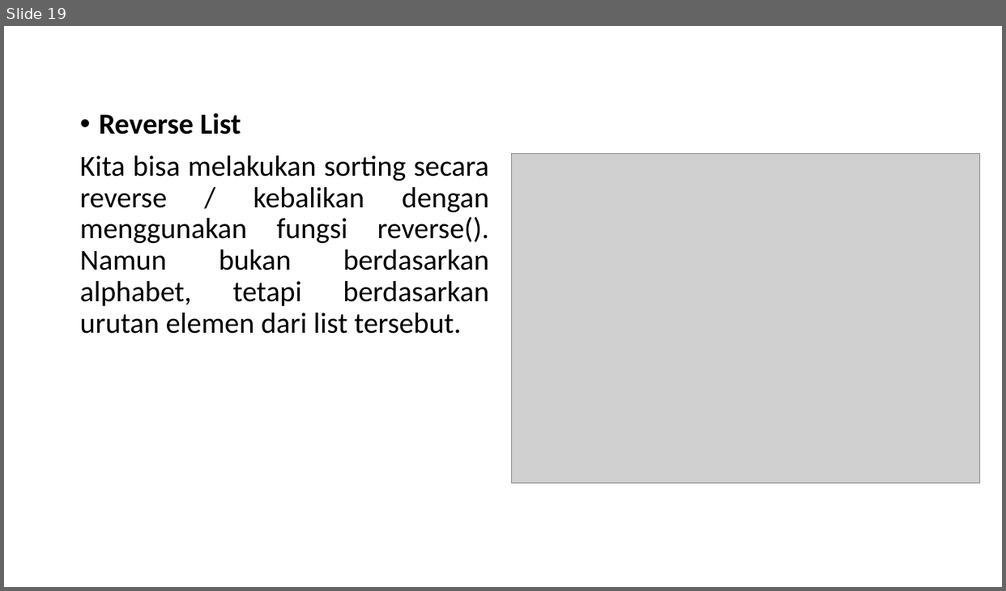
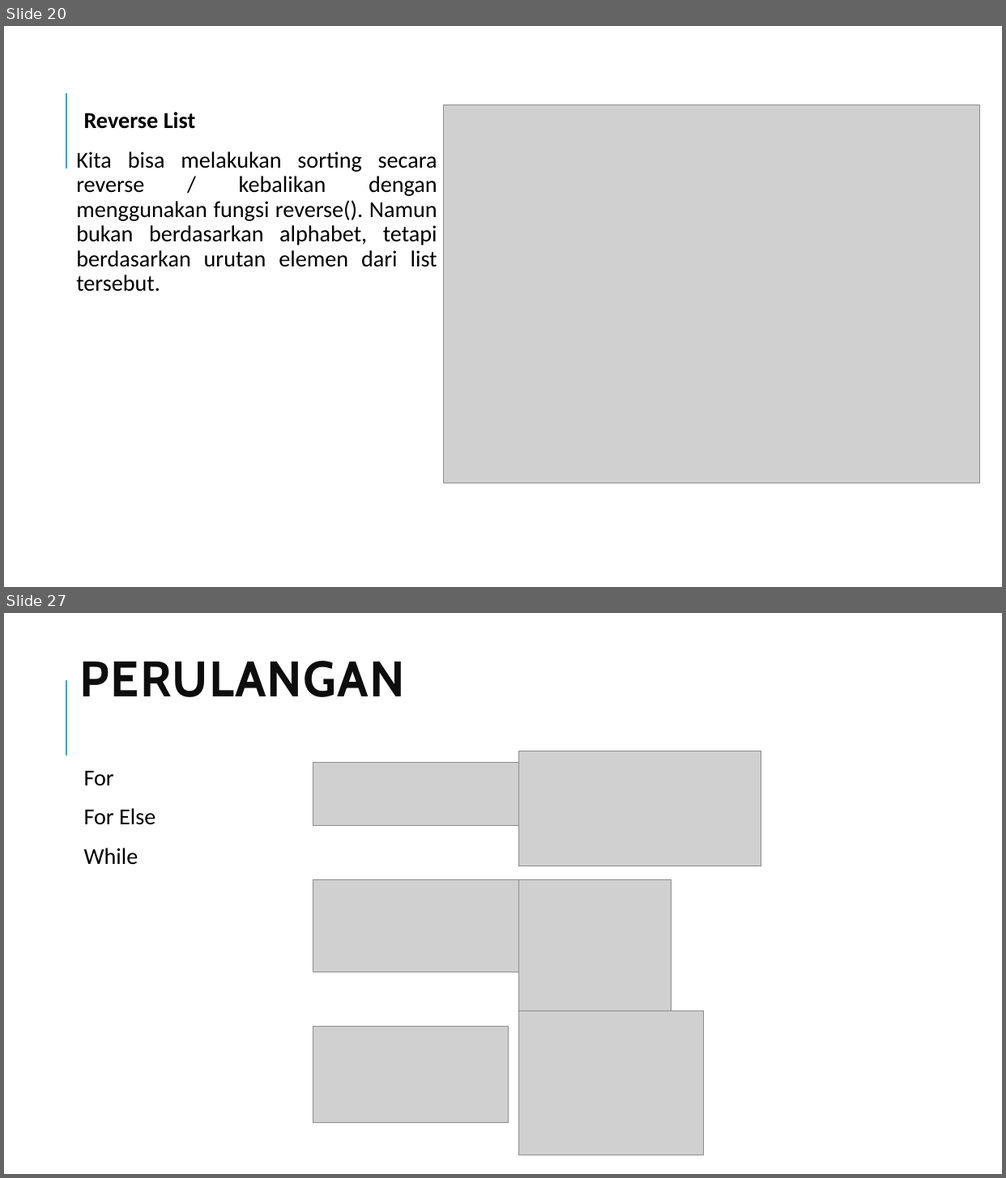
Before and after one commit to gunturadil/Deep-Learning_Guntur-Adil, a slide deck: Bahan ppt_Deep Learnin (dasar python)_Guntur Adil A.pptx. Shown one above the other, each under a label of ours: slide 19 before the commit, slides 20 and 27 after it; the slides between them are not shown. The pictures are 1006x591 and 1006x1178 pixels, drawn with LibreOffice and Linux fonts; fonts in the diff are those of the drawing; grey boxes stand for pictures. Boxes give left, top, right and bottom in pixels: in the first picture for what was removed or moved away, otherwise in the second. Text is boxed around its words. In the diff, an @@ line names an element or a change of style, - is before the commit and + after.

```diff
--- a/Bahan ppt_Deep Learnin (dasar python)_Guntur Adil A.pptx
+++ b/Bahan ppt_Deep Learnin (dasar python)_Guntur Adil A.pptx
@@ slide 27 added at (4,613,1002,1174), background #FFFFFF; not listed: 1 template element that a slide beside it also shows @@
@@ title added at (80,661,405,697), 48 pt, text #0D0D0D, bold @@
+PERULANGAN
@@ picture added at (519,752,761,866) @@
@@ text added at (84,771,155,865), 22 pt, text #000000 @@
+  For
+  For Else
+  While
@@ picture added at (313,763,519,825) @@
@@ picture added at (313,880,540,973) @@
@@ picture added at (519,880,671,1012) @@
@@ picture added at (519,1012,704,1156) @@
@@ picture added at (313,1026,508,1122) @@
@@ what was slide 19 is now slide 20 @@
@@ slide 20 changed as well @@
@@ line added from (66, 169) to (66, 93), #1CADE4 1.5 pt @@
@@ text "Reverse List" at (76,112,437,292): size 28 to 22 pt; bullet • to  ; more space between paragraphs @@
@@ picture: place and size @@
-picture at (512,154,979,484)
+picture at (444,105,980,484)
```
Also in this commit, not shown: 18 other slides changed, 8 other slides added, 4 slides removed.
